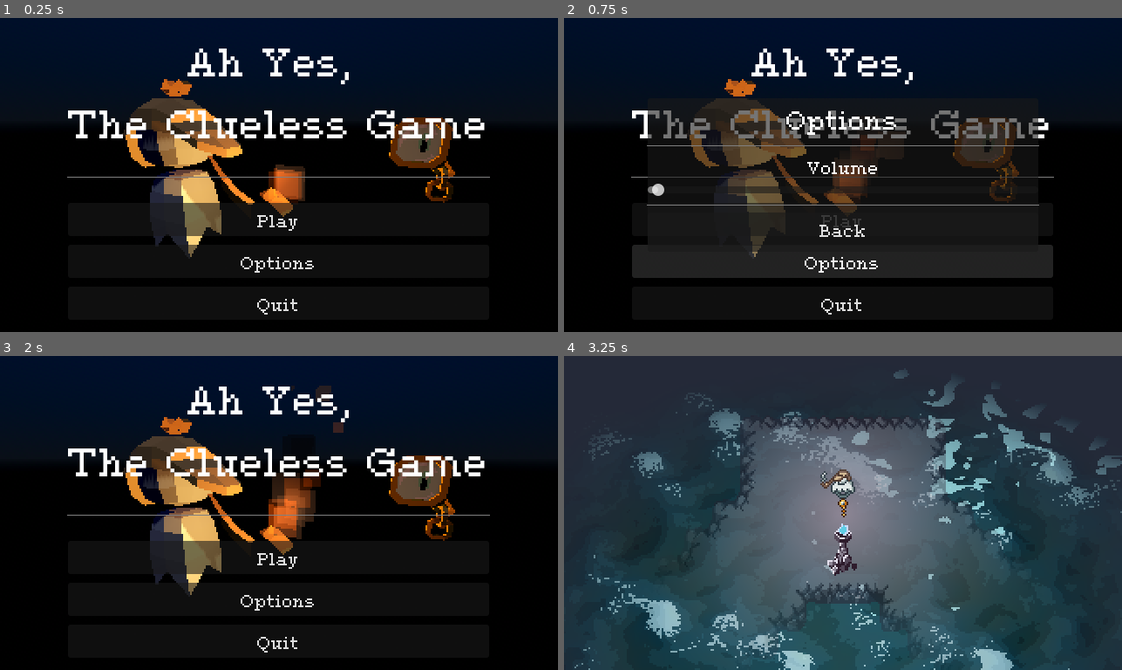
Above: before the commit, frames 1-4 (two rows, left to right).
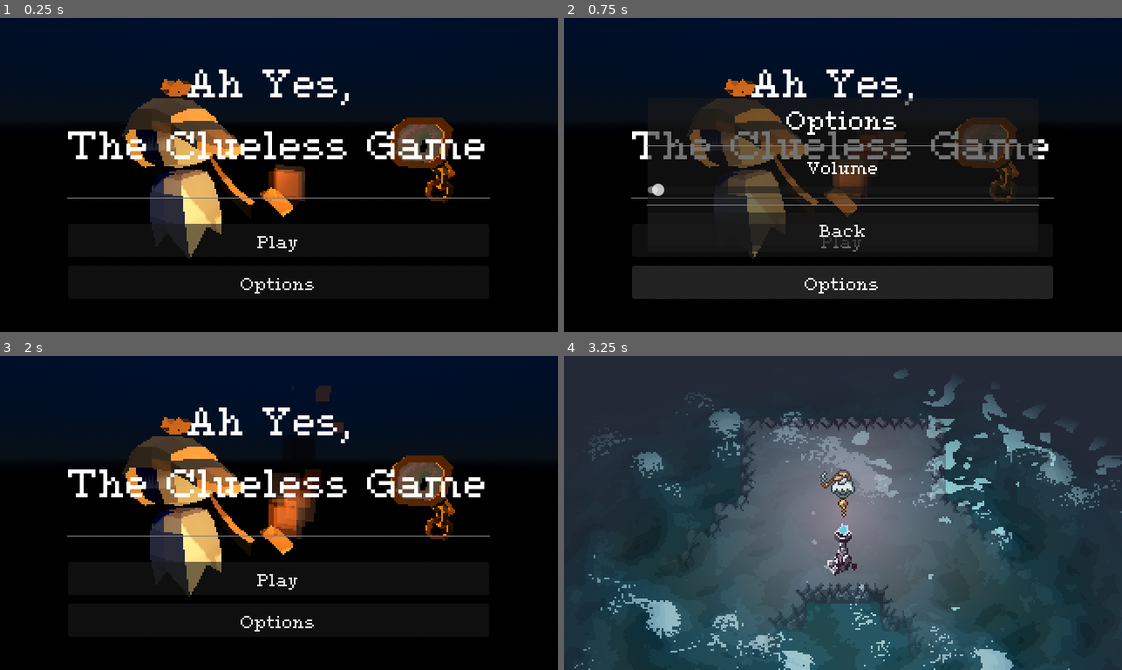
Above: after the commit, the same moments.

Repository: SmithyMKPK/SPRING-RGDC-GAME-JAM-2026
Game: Godot game, scene res://menu_scenes/main_menu.tscn
The game is run twice, just before and just after one commit, with the same random seed, the same clock (stepped at 60 frames per second) and the same inputs. Sound files missing from this copy of the repository are replaced by a short silence.
Inputs:
- Up to frame 1 (0.25 s): no input
- Up to frame 2 (0.75 s): click "Options" at 0.5 s
- Up to frame 3 (2 s): click "Back" at 1.25 s
- Up to frame 4 (3.25 s): click "Play" at 2 s; click "level 2" at 2.75 s

The runs differ from the first frame. In frame 1, 7.5% of the frame differs, in the area x 12-88%, y 9-95%; in frame 2, 11%; in frame 3, 7.5%; in frame 4, nothing differs.

Commit message:
feature: menu sfx

Diff:
--- a/menu_scenes/level_select/level_selection_menu.gd
+++ b/menu_scenes/level_select/level_selection_menu.gd
@@ -6,6 +6,8 @@
 @export var button_preset: PackedScene;
 
 @export var levels: Array[String] = [];
+
+@export var _menu_sfx: AudioStreamPlayer
 
 func _ready() -> void:
 	var current_button_level: int = 0;
@@ -23,8 +25,10 @@
 
 ## Acts on a level being pressed
 func _on_level_button_pressed(level_number: int) -> void:
+	self._menu_sfx.play()
 	self.get_tree().change_scene_to_file(self.levels[level_number]);
 
 ## Acts on the back button getting presses
 func _on_back_button_pressed() -> void:
 	self.visible = false
+	self._menu_sfx.play()
--- a/menu_scenes/main_menu.gd
+++ b/menu_scenes/main_menu.gd
@@ -7,16 +7,14 @@
 ## A reference to the level select menu
 @onready var _level_select_menu: Control = $"CenterContainer/Level Selection Menu"
 
+@onready var _menu_sfx: AudioStreamPlayer = $"Menu sfx"
 
 ## Acts on the play button being pressed
 func _on_play_button_pressed() -> void:
 	self._level_select_menu.visible = true
+	self._menu_sfx.play()
 
 ## Acts on the options button being pressed
 func _on_options_button_pressed() -> void:
 	self._options_menu.visible = true
-
-# NOTE: We can either make something goofy here, remove it, wtv
-## Acts on the quit button being pressed
-func _on_quit_button_pressed() -> void:
-	pass # Replace with function body.
+	self._menu_sfx.play()
--- a/menu_scenes/main_menu.tscn
+++ b/menu_scenes/main_menu.tscn
@@ -5,6 +5,7 @@
 [ext_resource type="PackedScene" uid="uid://ccvmanekwtydl" path="res://menu_scenes/options_menu.tscn" id="3_0nmaq"]
 [ext_resource type="PackedScene" uid="uid://bpf71ifns3ocu" path="res://menu_scenes/level_select/level_selection_menu.tscn" id="4_xnuoq"]
 [ext_resource type="PackedScene" uid="uid://cilgo7ig7tufy" path="res://menu_scenes/main_background/main_menu_background.tscn" id="5_0nmaq"]
+[ext_resource type="AudioStream" uid="uid://c4i6inngcekka" path="res://assets/audio/sfx/click_sfx.ogg" id="6_xnuoq"]
 
 [node name="Main Menu" type="Control" unique_id=2037886259]
 layout_mode = 3
@@ -69,21 +70,19 @@
 theme_override_font_sizes/font_size = 32
 text = "Options"
 
-[node name="Quit Button" type="Button" parent="CenterContainer/VBoxContainer" unique_id=2076021367]
-layout_mode = 2
-theme_override_fonts/font = ExtResource("1_dg02v")
-theme_override_font_sizes/font_size = 32
-text = "Quit"
-
-[node name="Options Menu" parent="CenterContainer" unique_id=496063839 instance=ExtResource("3_0nmaq")]
+[node name="Options Menu" parent="CenterContainer" unique_id=496063839 node_paths=PackedStringArray("_menu_sfx") instance=ExtResource("3_0nmaq")]
 visible = false
 layout_mode = 2
+_menu_sfx = NodePath("../../Menu sfx")
 
-[node name="Level Selection Menu" parent="CenterContainer" unique_id=493822413 instance=ExtResource("4_xnuoq")]
+[node name="Level Selection Menu" parent="CenterContainer" unique_id=493822413 node_paths=PackedStringArray("_menu_sfx") instance=ExtResource("4_xnuoq")]
 visible = false
 custom_minimum_size = Vector2(500, 340)
 layout_mode = 2
+_menu_sfx = NodePath("../../Menu sfx")
+
+[node name="Menu sfx" type="AudioStreamPlayer" parent="." unique_id=1133475746]
+stream = ExtResource("6_xnuoq")
 
 [connection signal="pressed" from="CenterContainer/VBoxContainer/Play Button" to="." method="_on_play_button_pressed"]
 [connection signal="pressed" from="CenterContainer/VBoxContainer/Options Button" to="." method="_on_options_button_pressed"]
-[connection signal="pressed" from="CenterContainer/VBoxContainer/Quit Button" to="." method="_on_quit_button_pressed"]
--- a/menu_scenes/options_menu.gd
+++ b/menu_scenes/options_menu.gd
@@ -2,6 +2,8 @@
 
 ## A reference to the volume bar
 @export var _volume_bar: HSlider
+
+@export var _menu_sfx: AudioStreamPlayer
 
 ## Sets the initial value of the volume bar to be that of the current music volume
 func _ready() -> void:
@@ -10,6 +12,7 @@
 ## Acts on the back button being pressed
 func _on_back_button_pressed() -> void:
 	self.visible = false
+	self._menu_sfx.play()
 
 ## Acts on the value of the volume changed slider being changed
 func _on_h_slider_value_changed(value: float) -> void:
Not shown, added: assets/audio/sfx/click_sfx.ogg.import
Not shown, added: assets/audio/sfx/click_sfx.ogg
